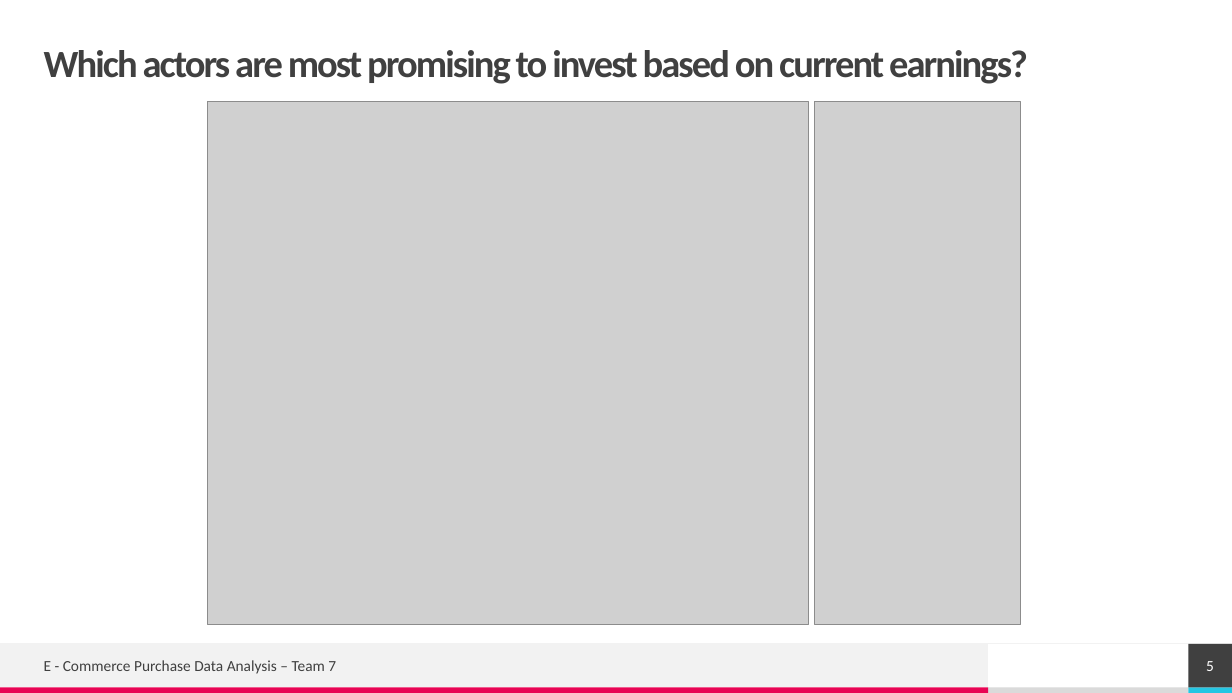
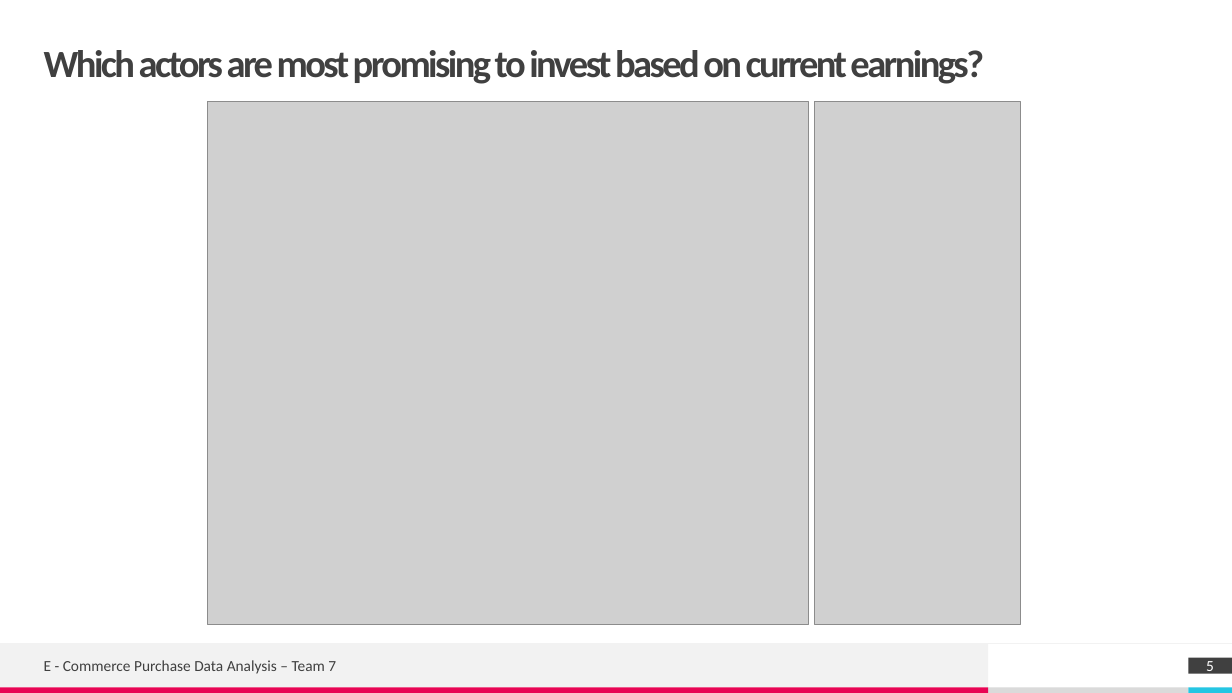
Before and after one commit to RajeshRamachander/mysqlpython, a slide deck: slide 5 of Team 7 - MYSQL - Project.pptx. Drawn at 1232x693 pixels with LibreOffice and Linux fonts; fonts in the diff are those of the drawing; grey boxes stand for pictures. Boxes give left, top, right and bottom in pixels: in the first picture for what was removed or moved away, otherwise in the second. Text is boxed around its words. In the diff, an @@ line names an element or a change of style, - is before the commit and + after.

```diff
--- a/Team 7 - MYSQL - Project.pptx
+++ b/Team 7 - MYSQL - Project.pptx
@@ title "Which actors are most promising ..." at [44, 50, 984, 84]: letter spacing -1.5 to -2 pt @@
@@ page number: place and size @@
-page number at [1189, 644, 1232, 688]
+page number at [1189, 658, 1232, 674]
```
Also in this commit, not shown: 6 other slides changed, 7 slides added.
